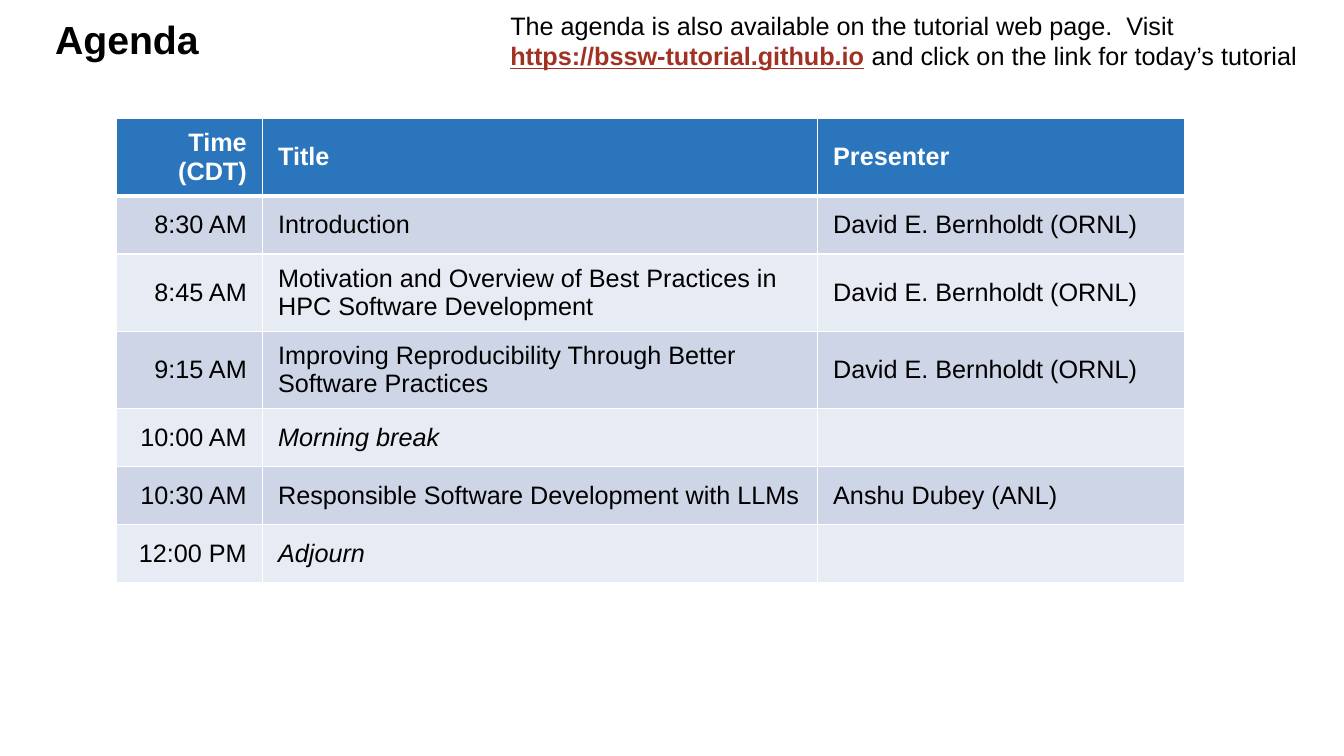
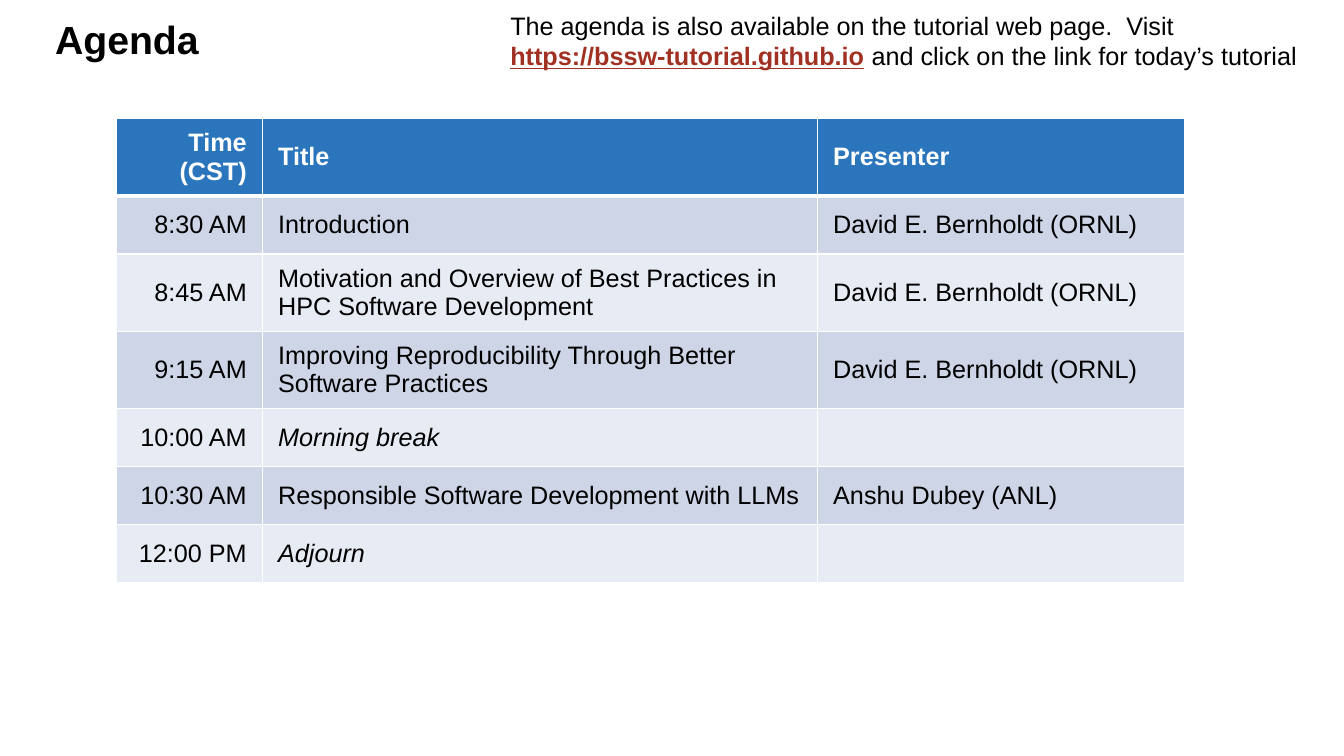
Before and after one commit to bssw-tutorial/presentations, a slide deck: slide 10 of intro.pptx. Drawn at 1344x756 pixels with LibreOffice and Linux fonts; fonts in the diff are those of the drawing. Boxes give left, top, right and bottom in pixels: in the first picture for what was removed or moved away, otherwise in the second. Text is boxed around its words. In the diff, an @@ line names an element or a change of style, - is before the commit and + after.

```diff
--- a/intro.pptx
+++ b/intro.pptx
@@ table at (116,119,1184,596) @@
-row 1, column 1: Time (CDT)
+row 1, column 1: Time (CST)
```
Also in this commit, not shown: 1 other slide changed.
